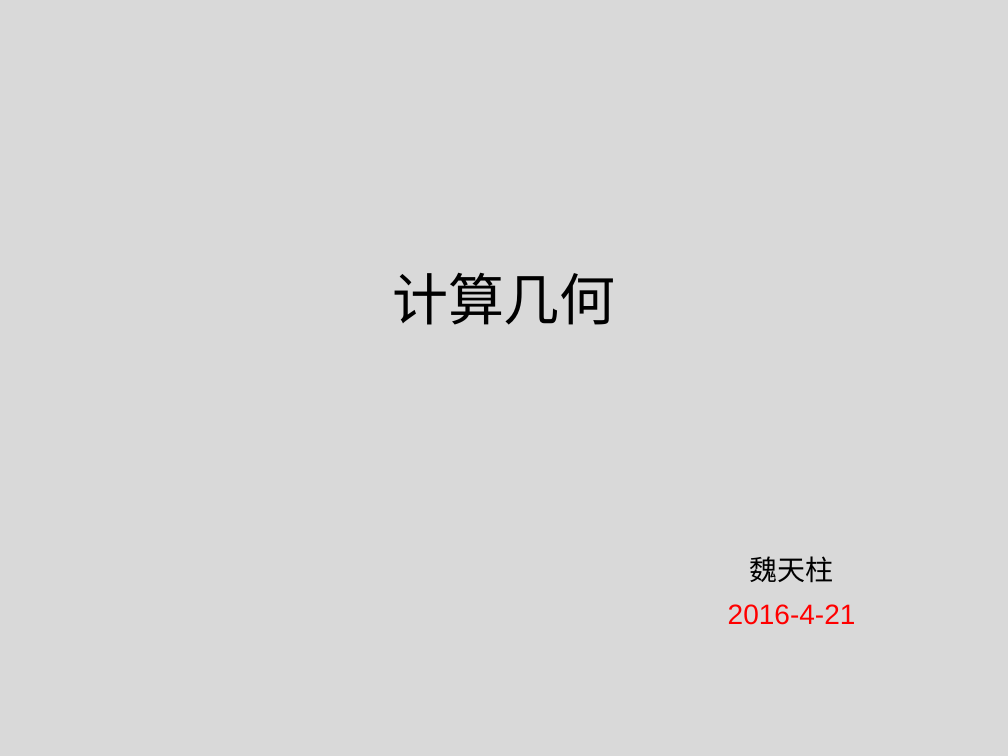
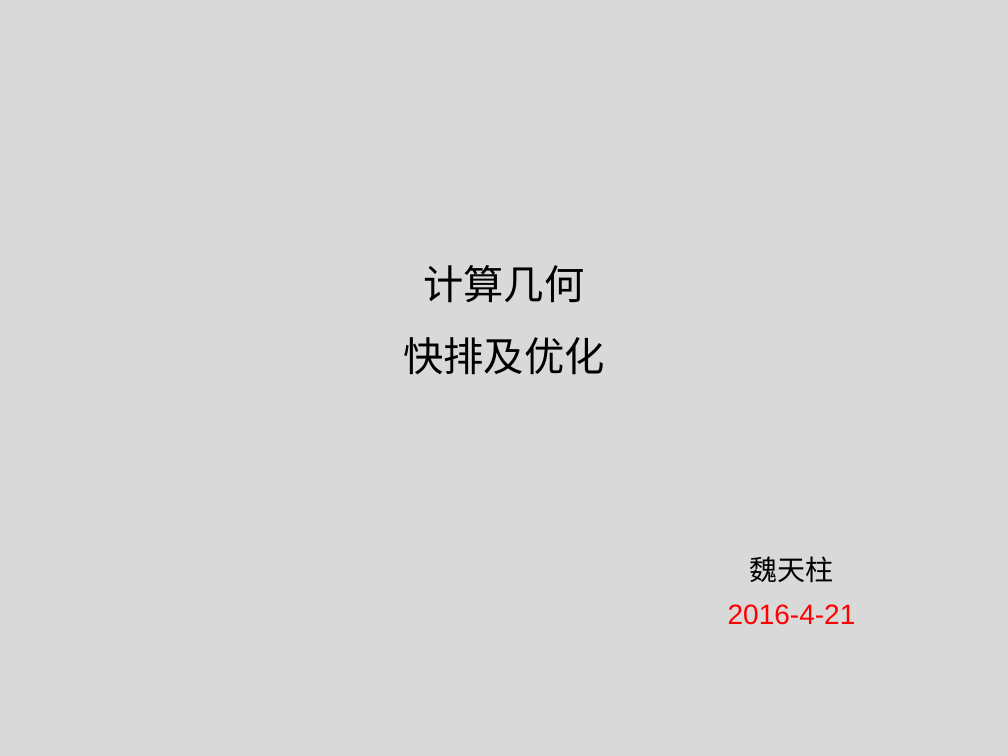
Before and after one commit to tianzhuwei/PPT, a slide deck: slide 1 of 完成1——第二讲快排+计算几何 .pptx. Drawn at 1008x756 pixels with LibreOffice and Linux fonts; fonts in the diff are those of the drawing. Boxes give left, top, right and bottom in pixels: in the first picture for what was removed or moved away, otherwise in the second. Text is boxed around its words. In the diff, an @@ line names an element or a change of style, - is before the commit and + after.

```diff
--- a/完成1——第二讲快排+计算几何 .pptx
+++ b/完成1——第二讲快排+计算几何 .pptx
@@ title at (x1=403, y1=265, x2=605, y2=375): text changed; size 40 to 28.8 pt @@
-计算几何
+计算几何
+快排及优化
```
Also in this commit, not shown: 23 other slides changed, 1 slide added, 1 slide removed, 1 other file.
